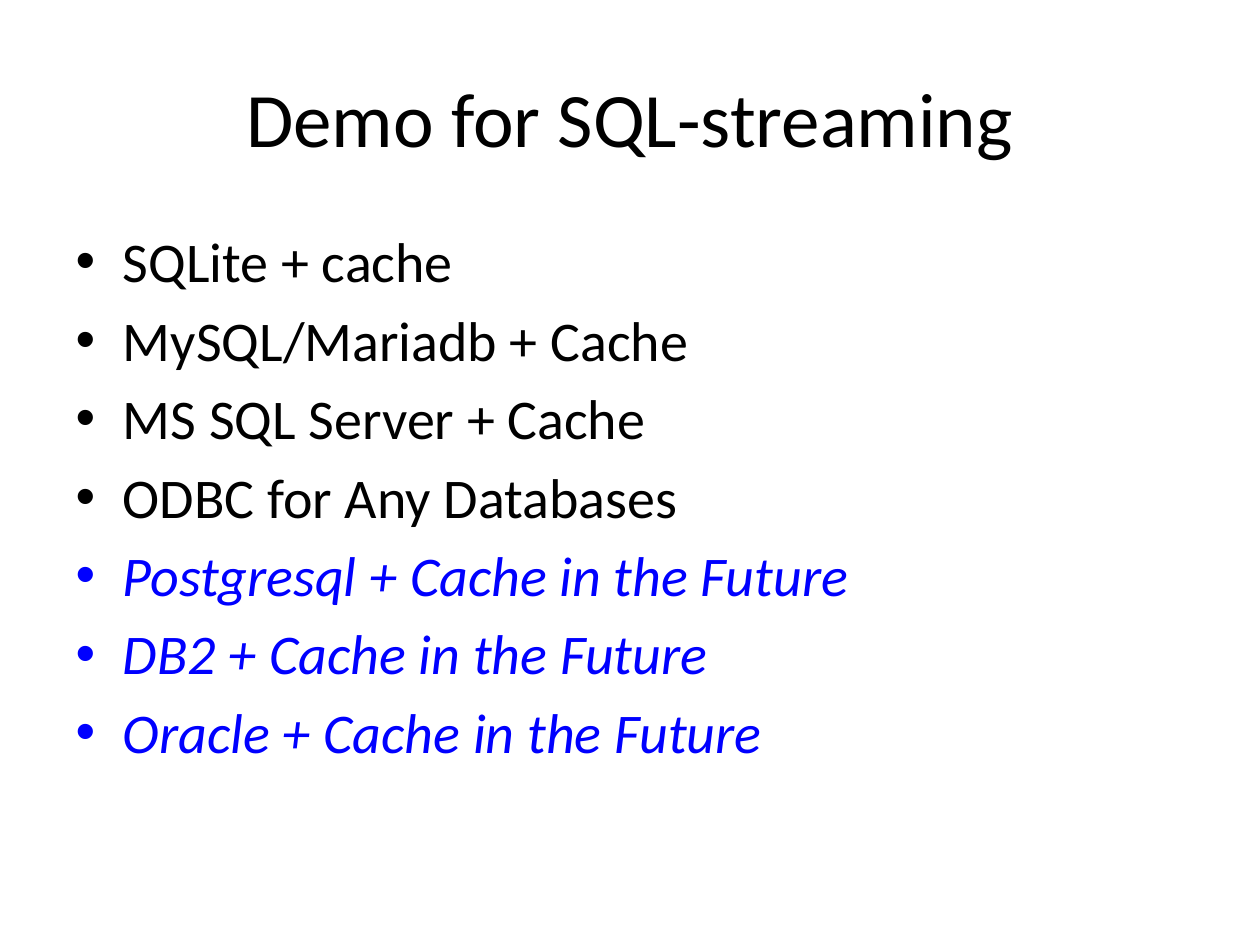
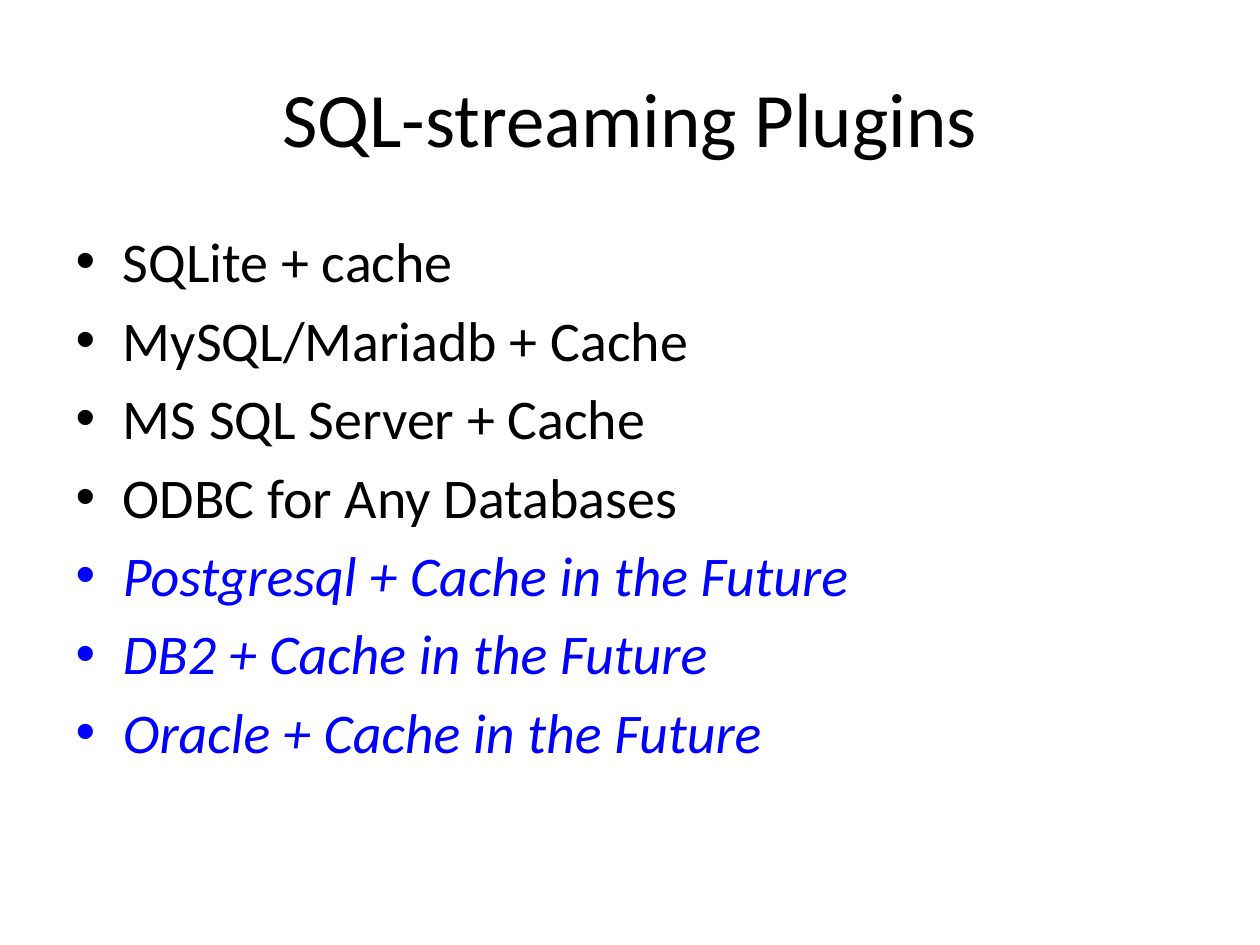
Before and after one commit to udaparts/nodejsdemos, a slide deck: slide 22 of SocketPro for Node.js.pptx (slide 23 before the commit). Drawn at 1260x945 pixels with LibreOffice and Linux fonts; fonts in the diff are those of the drawing. Boxes give left, top, right and bottom in pixels: in the first picture for what was removed or moved away, otherwise in the second. Text is boxed around its words. In the diff, an @@ line names an element or a change of style, - is before the commit and + after.

```diff
--- a/SocketPro for Node.js.pptx
+++ b/SocketPro for Node.js.pptx
@@ title at [282,93,976,161]: text changed @@
-Demo for SQL-streaming
+SQL-streaming Plugins
```
Also in this commit, not shown: 8 other slides changed, 3 slides added, 2 slides removed, 2 other files.
